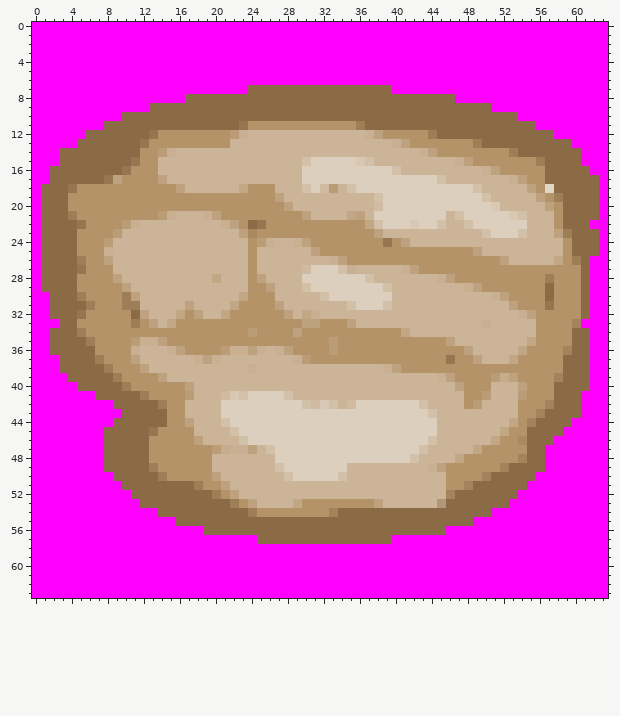
One commit to this pixel-art sprite: sprites/rock.png. Above is the file before it was changed.
The file is 64x64 pixels. Colours within 5 levels of each other are drawn and written as one.
After:
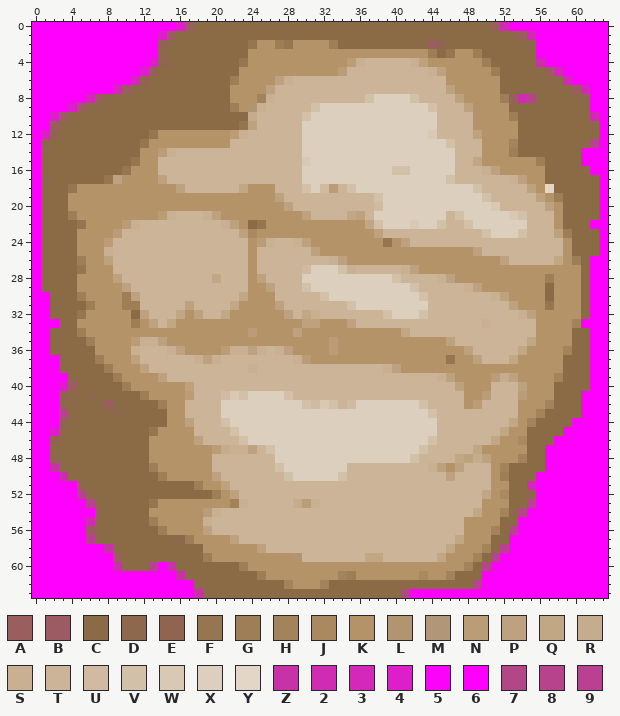
Palette (. is transparent): A #995e5d  B #9c5a63  C #8a6b46  D #8e684c  E #916452  F #967650  G #9d7e56  H #a3835b  J #aa8961  K #b49369  L #b19470  M #b19777  N #ba9c76  P #bea27f  Q #c2a785  R #c5ac8c  S #c9b092  T #cbb498  U #d0bba2  V #d3c0a9  W #d9c8b4  X #ddcfbd  Y #e3d6c6  Z #c832a8  2 #cf2bb3  3 #d328b9  4 #de1ecb  5 #fb03f9  6 #ff00ff  7 #b34686  8 #b6438c  9 #ba4092
Edits made:
Changed rows in their new state; - is an unchanged pixel.
first column x 1:
 0 ---------------4ACCCCCCCCCCCCCCCCCCCCCCCCCCCCCCCCCA3----------
 1 -------------4ACCCCCCCCCCCCCCCCCCCCCCCCCCCCCCCCCCCCCCA3-------
 2 -------------ECCCCCCCCCFKKGFKKKKGCCCCCCCCCCAECCCCCCCCCD-------
 3 -------------DCCCCCCCCCKKKKKKKKKKKKKKKKKKKKGCFKKGCCCCCC-------
 4 ------------4ECCCCCCCCFKKKKKKKKKKKNSTTTTTSPKKKKKKGCCCCC2------
 5 -----------4ECCCCCCCCCKKKKKKKKKKKNTTTTTTTTTSPKKKKKGCCCCCA3----
 6 ----------3ECCCCCCCCCGKKKKPSTTTTTTTTTTTTTTTTTKKKKKKCCCCCCD3---
 7 --------3ACCCCCCCCCCCKKKKPTTTTTTTTTTTTTTTTTTTPKKKKKCCCCCCCCA3-
 8 -----3ACCCCCCCCC-----KKKHSTTTTTTTTTTVXXXXVTTTTPKKKKGA28CCCCCD-
 9 ---4ACCCCCCC---------GKLSTTTTTVXXXXXXXXXXXXVTTTPKKKKCCCCCCCCC-
10 -4ACCCCCC--------------RTTTTTVXXXXXXXXXXXXXXTTTTKKKKGCCCCCCCC3
11 -ACCCCC----------------PTTTTTXXXXXXXXXXXXXXXTTTTKKKKK--CCCCCCD
12 4ECCC------------------------XXXXXXXXXXXXXXWTTTTPKKKK----CCCCC
13 ECCC-------------------------XXXXXXXXXXXXXXXXVTTTKKKH------CC9
14 CC---------------------------XXXXXXXXXXXXXXXXXTTT-------------
15 CC---------------------------W-----XXXXXXXXXXXTTQ-------------
16 C---------------------------------------VXXXXX----------------
17 D-------------------------------------------XV----------------
first column x 37:
28 XXXV---
29 --XXXV-
30 ---XXXV
31 --XXXXX
32 --VXXXV
first column x 2:
40 -4A---------------------------------------------------
41 -ECCD-------------------------------------------------
42 -DCCCCA-----------------------------------------------
43 -8CCCCCD----------------------------------------------
44 -ECCCCC-----------------------------------------------
45 4CCCCC------------------------------------------------
46 ECCCCC------------------------------------------------
47 CCCCCC------------------------------------------------
48 DCCCCC----------------------------------------PRP-----
49 ZCCCCC---------------------------------------PTTT-----
50 -ZCCCCC-------------------------------------PTTTTKG---
51 ---DCCCC------------------------------------TTTTTKK--3
52 ---9CCCCC-----------------------------------TTTTQKJ-CD
53 ---58CCCCC-FKKKKKKKKHST----RNSTTTTTTT------TTTTTKKKCC9
54 -----DCCCCCKKKKKKNSTTTTTTTTTTTTTTTTTTTTTTTTTTTTQKKHC7-
55 ----2CCCCCCGKKKKKSTTTTTTTTTTTTTTTTTTTTTTTTTTTTKKKKCC5-
56 ----BCCCCCCCGKKKKPTTTTTTTTTTTTTTTTTTTTTTTTTTTTKKKHC9--
57 ----9CCCCCCCCCDGKKKKPTTTTTTTTTTTTTTTTTTTTTTTTQKKKCC---
58 ------ZCCCCCCCCCCKKKKKKPTTTTTTTTTTTTTTTTTTTTQKKKHC9---
59 -------ACCCCCCCCCGKKKKKKKKKLTTTTTTTQQTTTTTTQKKKHC9----
60 -------ZCCC9-ZCCCCCCCGKKKKKKKKKKKKKKKKKKKKKKKKHC7-----
61 --------------ZCCCCCCCCGKKKKKKKKHGKKKKKKKJKKHCCC5-----
62 ---------------5DCCCCCCCCCHKKKHCCCCCCCCCCCCCCCC9------
63 ----------------ZCCCCCCCCCCCCCCCCCCCCCC75-------------
